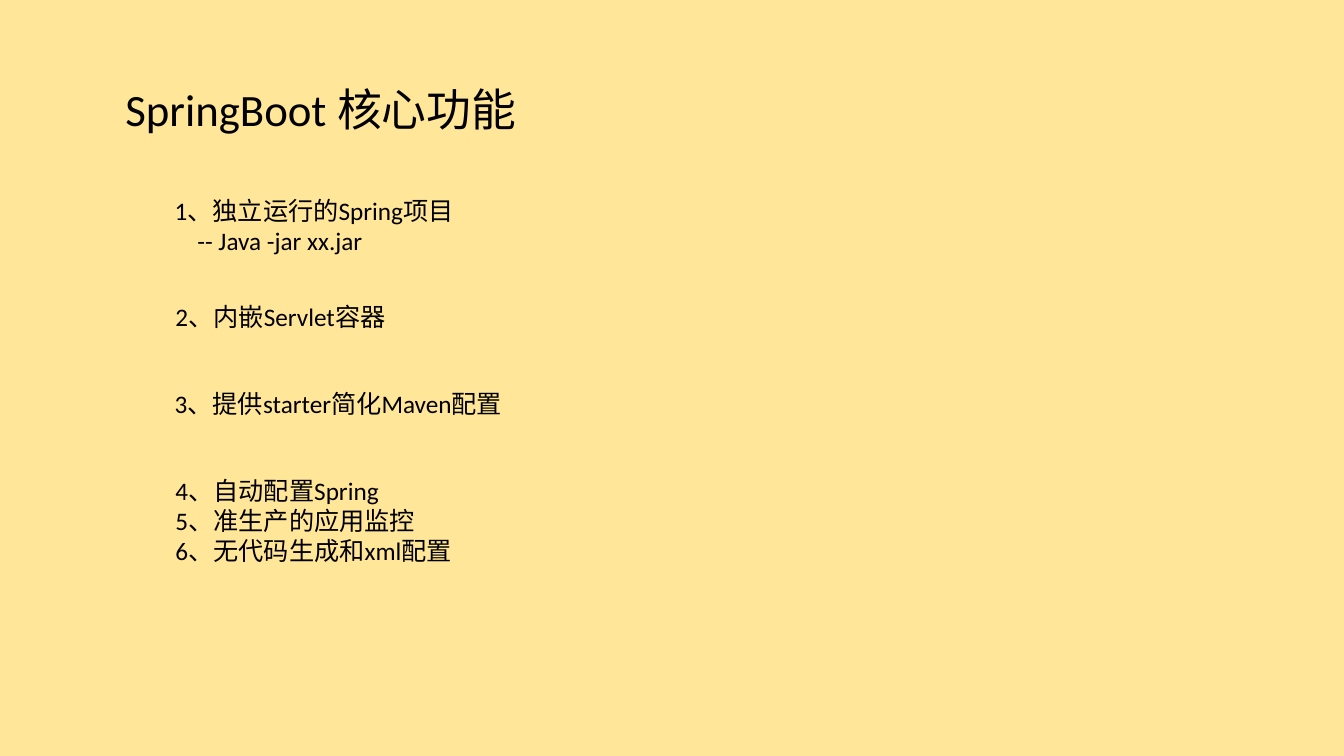
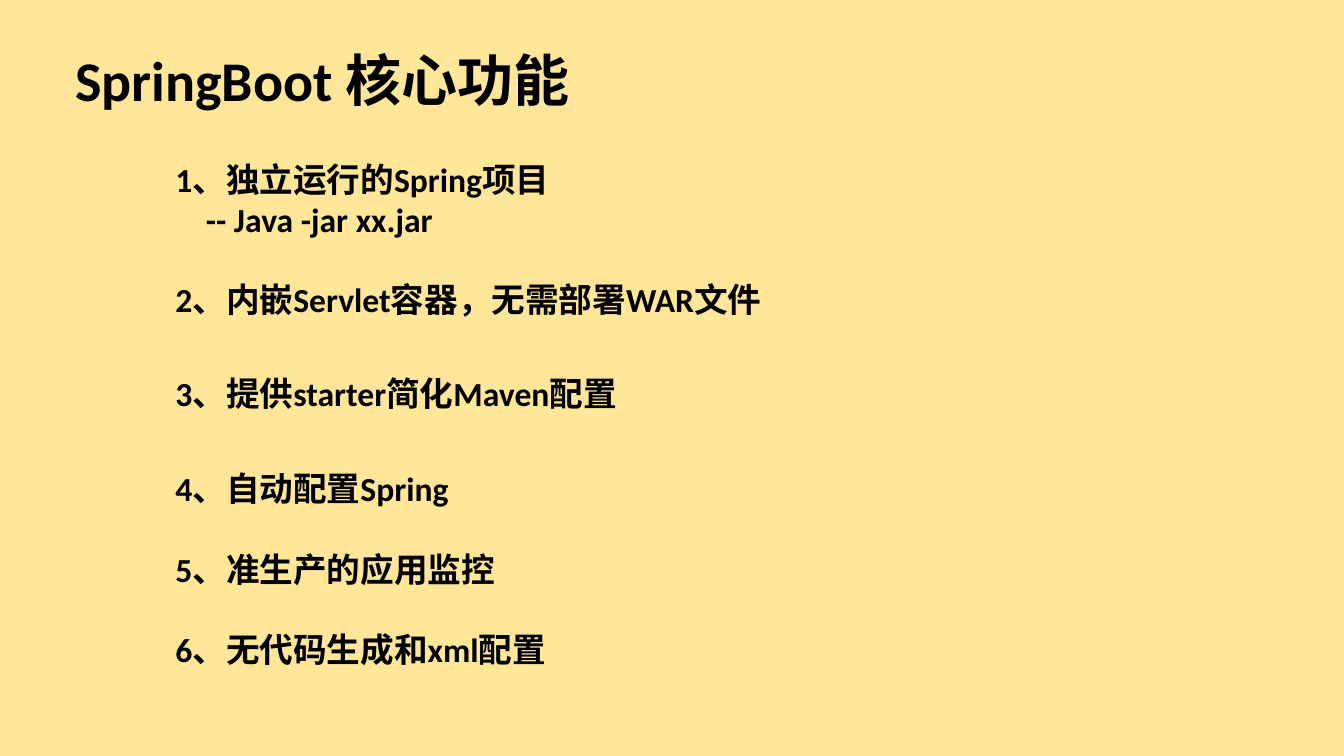
Before and after one commit to alangui/SpringBoot, a slide deck: slide 3 of SpringBoot.pptx. Drawn at 1344x756 pixels with LibreOffice and Linux fonts; fonts in the diff are those of the drawing. Boxes give left, top, right and bottom in pixels: in the first picture for what was removed or moved away, otherwise in the second. Text is boxed around its words. In the diff, an @@ line names an element or a change of style, - is before the commit and + after.

Commit message:
20170814

```diff
--- a/SpringBoot.pptx
+++ b/SpringBoot.pptx
@@ text "SpringBoot 核心功能": place and size @@
-text "SpringBoot 核心功能" at box(125, 88, 516, 134)
+text "SpringBoot 核心功能" at box(75, 53, 570, 111)
@@ text "SpringBoot 核心功能" at box(75, 53, 570, 111): size 32 to 40 pt, bold on @@
@@ size 18 to 24 pt, bold on in 3 elements at box(175, 378, 616, 409), box(175, 474, 545, 665), box(175, 164, 549, 238) @@
@@ text "1、独立运行的Spring项目": place and size @@
-text "1、独立运行的Spring项目" at box(175, 199, 454, 255)
+text "1、独立运行的Spring项目" at box(175, 164, 549, 238)
@@ text at box(175, 285, 761, 317): text changed; size 18 to 24 pt; bold on @@
-2、内嵌Servlet容器
+2、内嵌Servlet容器，无需部署WAR文件
@@ text "3、提供starter简化Maven配置": place and size @@
-text "3、提供starter简化Maven配置" at box(175, 392, 502, 415)
+text "3、提供starter简化Maven配置" at box(175, 378, 616, 409)
```
Also in this commit, not shown: 1 other slide changed, 3 slides added, 3 slides removed.
